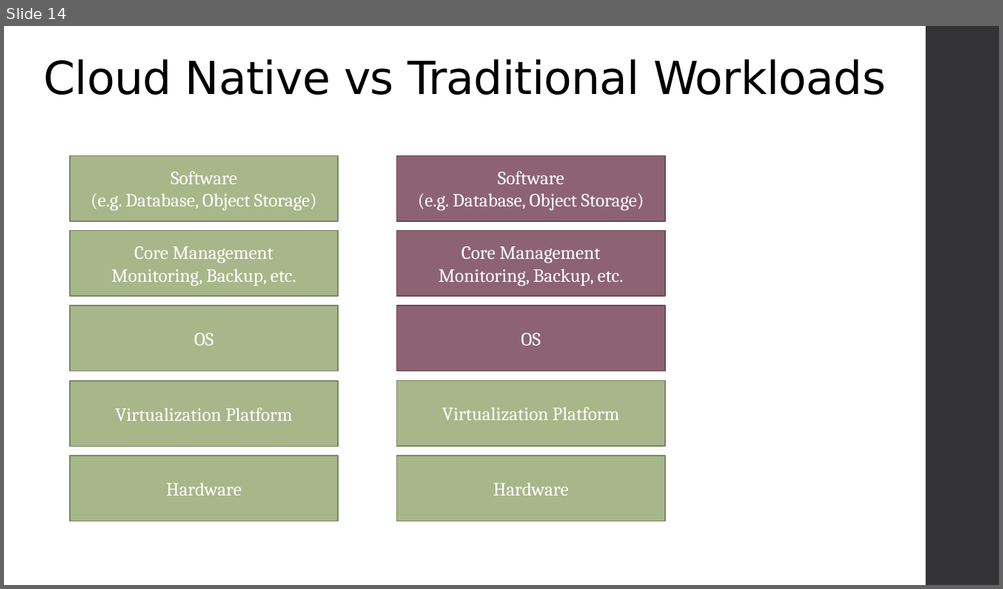
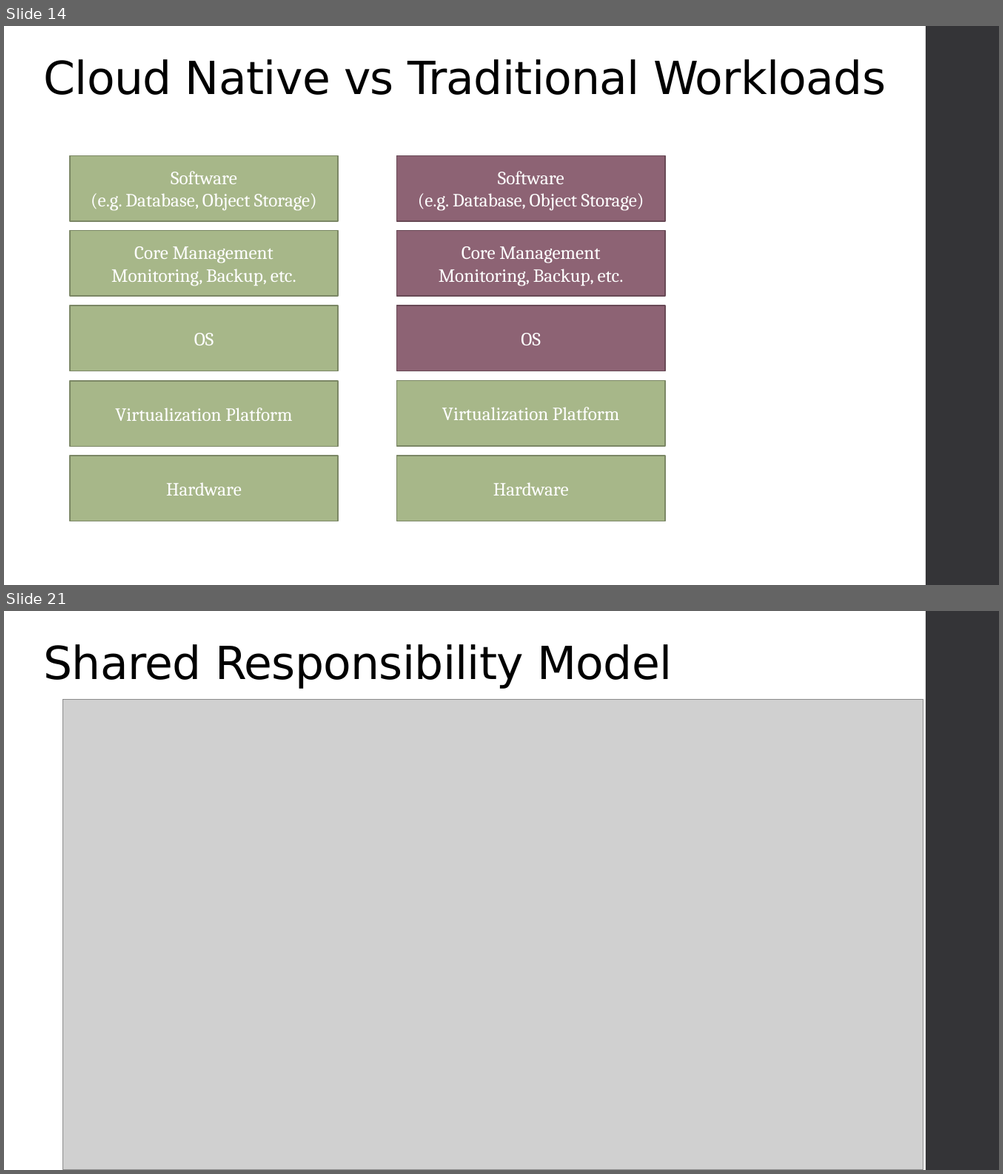
Before and after one commit to varadinov/DevSecOps, a slide deck: 05_cloud_computing_big_picture/05_cloud_computing_big_picture.pptx. Shown one above the other, each under a label of ours: slide 14 before the commit, slides 14 and 21 after it; the slides between them are not shown. The pictures are 1003x589 and 1003x1174 pixels, drawn with LibreOffice and Linux fonts; fonts in the diff are those of the drawing; grey boxes stand for pictures; background and template pictures are left out. Boxes give left, top, right and bottom in pixels: in the first picture for what was removed or moved away, otherwise in the second. Text is boxed around its words. In the diff, an @@ line names an element or a change of style, - is before the commit and + after.

```diff
--- a/05_cloud_computing_big_picture/05_cloud_computing_big_picture.pptx
+++ b/05_cloud_computing_big_picture/05_cloud_computing_big_picture.pptx
@@ slide 21 added at bbox=[4, 611, 999, 1170], background picture (left out); not listed: 1 template element that a slide beside it also shows @@
@@ title added at bbox=[43, 644, 671, 689], 44 pt, text #000000 @@
+Shared Responsibility Model
@@ picture added at bbox=[63, 700, 923, 1170] @@
```
Also in this commit, not shown: 6 other slides added, 1 slide removed, 16 other files.
